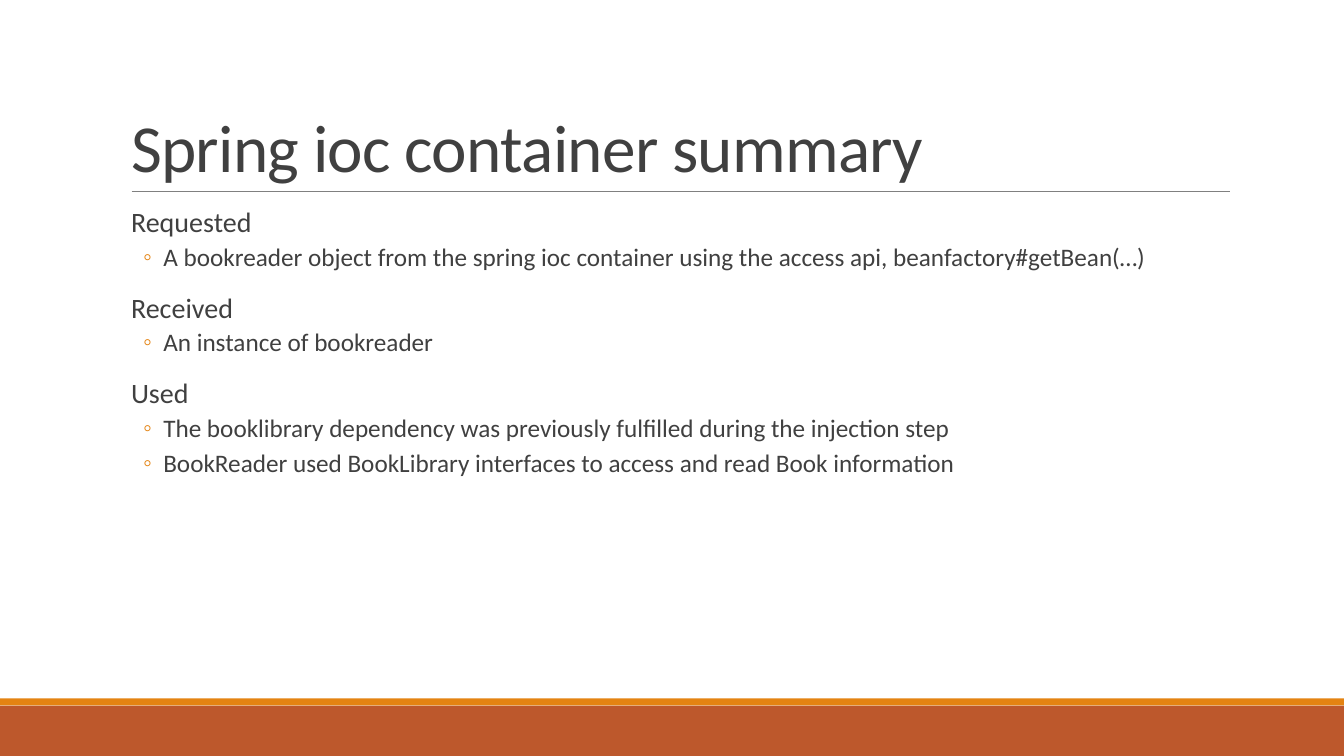
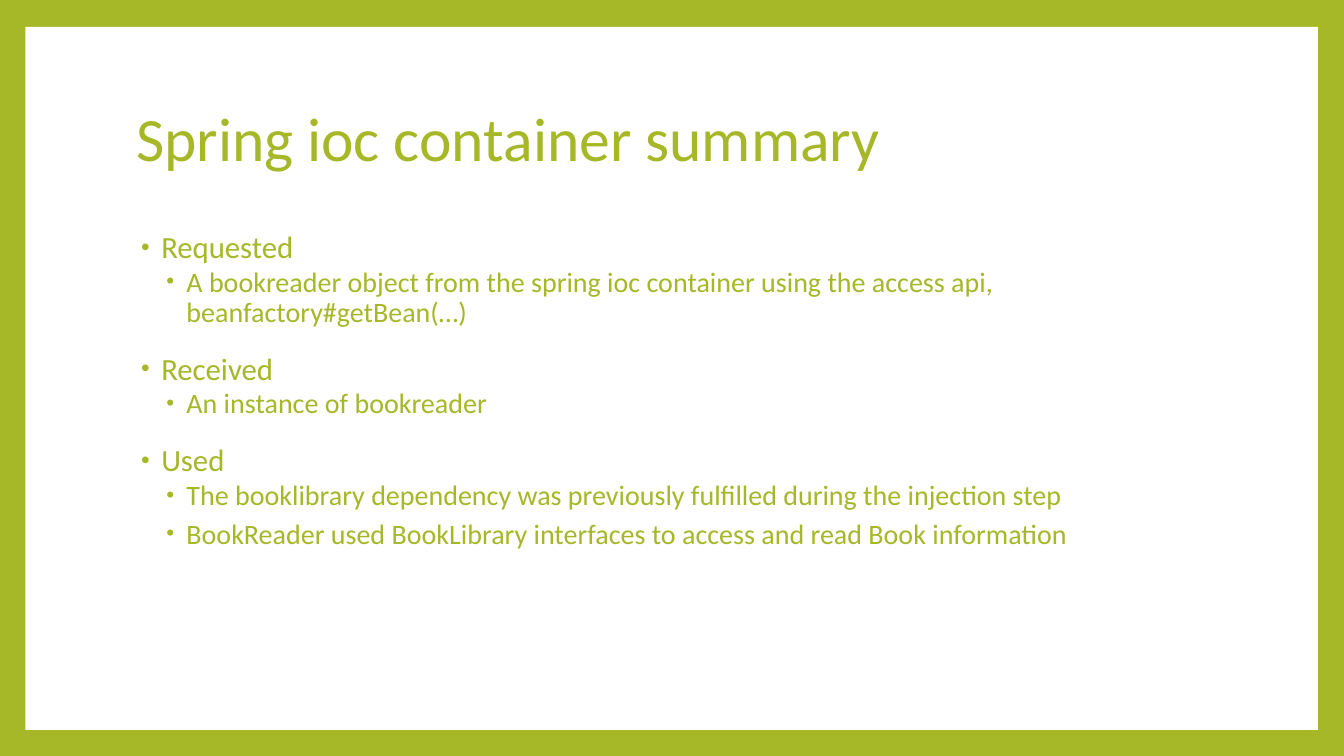
Before and after one commit to minhcnrs/JAVA_Course_Spring_Training, a slide deck: slide 21 of course/Spring-Day2.pptx. Drawn at 1344x756 pixels with LibreOffice and Linux fonts; fonts in the diff are those of the drawing. Boxes give left, top, right and bottom in pixels: in the first picture for what was removed or moved away, otherwise in the second. Text is boxed around its words. In the diff, an @@ line names an element or a change of style, - is before the commit and + after.

```diff
--- a/course/Spring-Day2.pptx
+++ b/course/Spring-Day2.pptx
@@ background #FFFFFF to #A6B727 @@
@@ rectangle added at (25,27,1318,730), fill #FFFFFF @@
@@ title "Spring ioc container summary": place and size @@
-title "Spring ioc container summary" at (131,126,923,184)
+title "Spring ioc container summary" at (136,118,880,172)
@@ title "Spring ioc container summary" at (136,118,880,172): size 48 to 44 pt, text colour #404040 to #A6B727, letter spacing -0.5 to 0 pt; line spacing 0.85 to 0.9; vertical alignment bottom to middle @@
@@ line removed from (132, 192) to (1231, 192) @@
@@ text "Requested": place and size @@
-text "Requested" at (131,212,1145,476)
+text "Requested" at (161,236,1066,549)
@@ text "Requested" at (161,236,1066,549): size 20 to 22 pt in "Requested", "Received", "Used"; text colour #404040 to #A6B727, size 18 to 20 pt; bullet   to •; bullet colour #E48312 to #A6B727; bullet ◦ to • @@
@@ rectangle removed at (0,706,1344,756) @@
@@ rectangle removed at (0,699,1344,706) @@
```
Also in this commit, not shown: 59 other slides changed, 8 other files.
